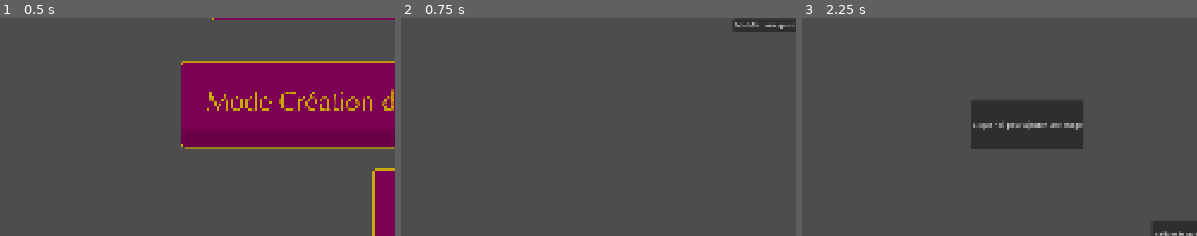
Above: before the commit, frames 1-3 (left to right).
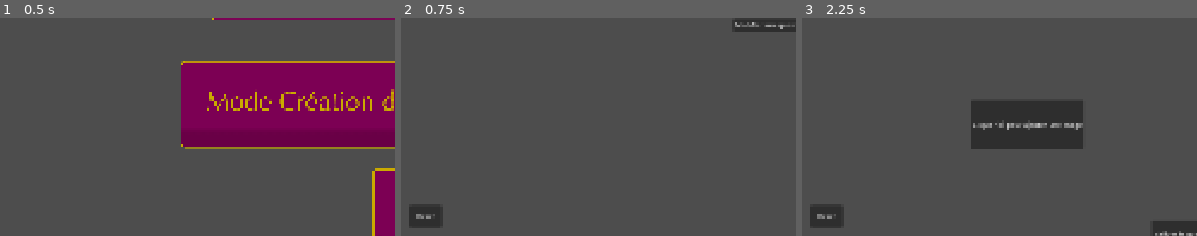
Above: after the commit, the same moments.

Repository: GeekhaNoth/projet-lab
Game: Godot game, scene res://scene/main_scene.tscn
Same seed, same stepped clock (60 frames per second), same inputs: the game is played once before the commit and once after it.
Inputs (mouse positions are % of the whole screen's width and height, from its top left):
- Up to frame 1 (0.5 s): no input
- Up to frame 2 (0.75 s): click (50, 62) at 0.5 s
- Up to frame 3 (2.25 s): click (5, 89) at 1.25 s, where only the run after the commit has a clickable "Reset"; click "Créer une nouvelle question" at 2 s
The pictures show only the part of the screen within x 2-52%, y 44-94%; the shares and areas given below are measured in that part.

Frame 1 is identical in both runs. In frame 2, 0.7% of the frame differs, in the area x 2-10%, y 86-97%; in frame 3, 0.7%.

Commit message:
reset button WIP

Diff:
--- a/scene/question_maker.tscn
+++ b/scene/question_maker.tscn
@@ -218,6 +218,13 @@
 offset_bottom = 899.0
 text = "Valider la modification"
 
+[node name="Button" type="Button" parent="." unique_id=1529209657]
+offset_left = 76.0
+offset_top = 910.0
+offset_right = 153.0
+offset_bottom = 963.0
+text = "Reset"
+
 [connection signal="pressed" from="NewQuestion" to="." method="_create_question"]
 [connection signal="pressed" from="ValidateQuestion" to="." method="_validate_question"]
 [connection signal="file_selected" from="FileDialog" to="." method="_on_file_dialog_file_selected"]
--- a/scripts/questionMaker.gd
+++ b/scripts/questionMaker.gd
@@ -210,3 +210,6 @@
 func _image_check(location):
 	var path_image = "user://images/" + location
 	return FileAccess.file_exists(path_image)
+
+func _reset_all_questions():
+	DirAccess.remove_absolute("user://quiz.csv")
